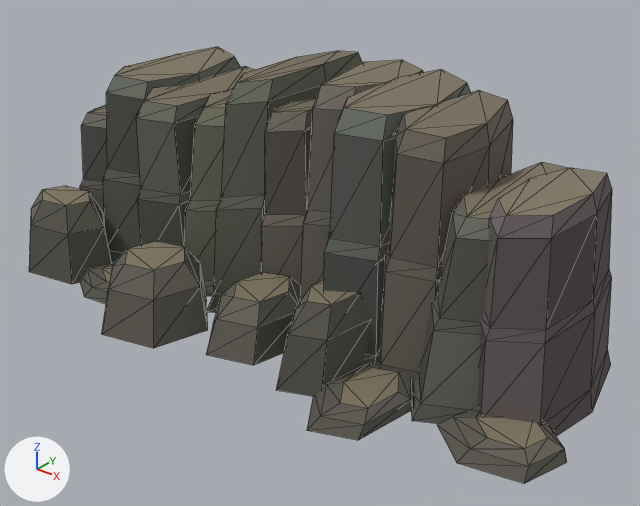
What one commit did to the glTF model public/models/chukar-kit/basalt-brow-high.glb.
Rendered twice from a 50 mm lens placed at (18.5, -23.5, 16.1), pointed at (1.0, -1.6, 2.5). Lighting does not change. The marker at lower left points along +X, +Y and +Z. The first picture is the older version. Mesh edges are drawn as thin lines. Vertices at exactly the same position are counted once.

Before the edit, the objects in view are built like this:
```python
me_basalt_brow_high = bpy.data.meshes.new('basalt-brow-high')
me_basalt_brow_high.from_pydata(...)  # 588 vertices, 1076 faces; spans x -11.8..11.5, y -7.4..4.8, z 0.0..8.7
me_basalt_brow_high.materials.append(mat_basalt___vertex_paint)
ob_basalt_brow_high = bpy.data.objects.new('basalt-brow-high', me_basalt_brow_high)
ob_basalt_brow_high.location = (0.0, 0.0, 0.0)
```
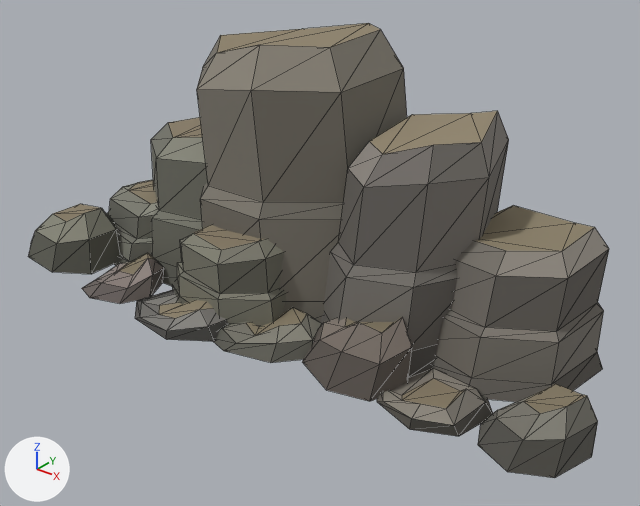
Boxes [x1, y1, x2, y2] around the edits, measured in the pictures (640 x 506 px):
'basalt-brow-high', reshaped
    before: [29, 47, 612, 484]
    after: [28, 23, 609, 478]
part 1 of me_basalt_brow_high, rebuilt (28% wider, 10% shorter)
    before: [324, 69, 471, 366]
    after: [320, 111, 509, 377]
part 2 of me_basalt_brow_high, rebuilt
    before: [207, 51, 363, 313]
    after: [197, 23, 407, 322]
part 3 of me_basalt_brow_high, rebuilt
    before: [136, 66, 254, 247]
    after: [151, 117, 208, 286]
part 4 of me_basalt_brow_high, rebuilt
    before: [80, 262, 115, 304]
    after: [82, 253, 164, 304]
part 5 of me_basalt_brow_high, rebuilt (15% wider, 40% shorter)
    before: [206, 272, 301, 365]
    after: [213, 308, 322, 363]
part 6 of me_basalt_brow_high, rebuilt (11% wider, 28% shorter)
    before: [29, 186, 112, 284]
    after: [28, 204, 120, 274]
part 7 of me_basalt_brow_high, rebuilt (17% wider, 27% shorter)
    before: [276, 280, 370, 396]
    after: [302, 317, 412, 401]
part 8 of me_basalt_brow_high, added
    after: [107, 180, 158, 265]
part 9 of me_basalt_brow_high, added
    after: [433, 205, 609, 402]
part 10 of me_basalt_brow_high, added
    after: [172, 225, 286, 327]
part 11 of me_basalt_brow_high, added
    after: [135, 290, 228, 341]
part 12 of me_basalt_brow_high, added
    after: [377, 367, 493, 436]
part 13 of me_basalt_brow_high, added
    after: [478, 384, 598, 478]
part 14 of me_basalt_brow_high, deleted
    before: [80, 47, 612, 484]

Patch to the scene script:
```diff
--- a/public/models/chukar-kit/basalt-brow-high.glb.py
+++ b/public/models/chukar-kit/basalt-brow-high.glb.py
@@ me_basalt_brow_high @@
 # used by ob_basalt_brow_high; location = (0.0, 0.0, 0.0)
-me_basalt_brow_high.from_pydata(...)  # 588 vertices, 1076 faces; spans x -11.8..11.5, y -7.4..4.8, z 0.0..8.7
+me_basalt_brow_high.from_pydata(...)  # 399 vertices, 746 faces; spans x -12.4..12.0, y -6.2..5.2, z 0.0..9.8
+# me_basalt_brow_high part 1: the loose piece of 42 vertices spanning x 2.2..5.4, y -4.7..3.8, z 0.0..8.6 is rebuilt with 42 vertices and now spans x 0.7..6.9, y -3.7..4.0, z 0.0..7.7
+# me_basalt_brow_high part 2: the loose piece of 42 vertices spanning x -3.5..-0.3, y -4.0..4.8, z 0.0..8.5 is rebuilt with 42 vertices and now spans x -5.3..3.3, y -3.9..5.2, z 0.0..9.8
+# me_basalt_brow_high part 3: the loose piece of 42 vertices spanning x -7.3..-4.1, y -3.9..4.6, z 0.0..7.1 is rebuilt with 42 vertices and now spans x -8.4..-0.8, y -3.4..4.4, z 0.0..5.9
+# me_basalt_brow_high part 4: the loose piece of 18 vertices spanning x -8.6..-3.7, y -6.0..-3.2, z 0.0..0.6 is rebuilt with 21 vertices and now spans x -7.8..-4.8, y -5.9..-3.0, z 0.0..1.3
+# me_basalt_brow_high part 5: the loose piece of 18 vertices spanning x -1.6..1.8, y -6.0..-1.9, z 0.0..2.0 is rebuilt with 21 vertices and now spans x -1.2..2.6, y -5.5..-2.6, z 0.0..1.0
+# me_basalt_brow_high part 6: the loose piece of 18 vertices spanning x -11.8..-7.4, y -6.1..-3.0, z 0.0..3.0 is rebuilt with 21 vertices and now spans x -12.4..-8.1, y -5.5..-2.2, z 0.0..2.3
+# me_basalt_brow_high part 7: the loose piece of 18 vertices spanning x 1.9..4.6, y -6.1..-1.7, z 0.0..2.9 is rebuilt with 21 vertices and now spans x 1.9..6.0, y -5.1..-1.7, z 0.0..2.3
+# me_basalt_brow_high part 8: a new loose piece of 42 vertices spanning x -11.9..-4.4, y -3.7..3.7, z 0.0..3.0, in mat_basalt___vertex_paint
+# me_basalt_brow_high part 9: a new loose piece of 42 vertices spanning x 3.4..10.4, y -2.7..3.4, z 0.0..4.8, in mat_basalt___vertex_paint
+# me_basalt_brow_high part 10: a new loose piece of 42 vertices spanning x -5.0..1.0, y -4.8..-0.6, z 0.0..3.5, in mat_basalt___vertex_paint
+# me_basalt_brow_high part 11: a new loose piece of 21 vertices spanning x -5.1..-0.7, y -6.2..-2.4, z 0.0..1.0, in mat_basalt___vertex_paint
+# me_basalt_brow_high part 12: a new loose piece of 21 vertices spanning x 5.1..8.9, y -5.2..-1.8, z 0.0..1.1, in mat_basalt___vertex_paint
+# me_basalt_brow_high part 13: a new loose piece of 21 vertices spanning x 8.8..12.0, y -5.1..-1.8, z 0.0..2.0, in mat_basalt___vertex_paint
+# me_basalt_brow_high part 14: 390 vertices removed from x -11.0..11.5, y -7.4..4.6, z 0.0..8.7
 me_basalt_brow_high.materials.append(mat_basalt___vertex_paint)
```
